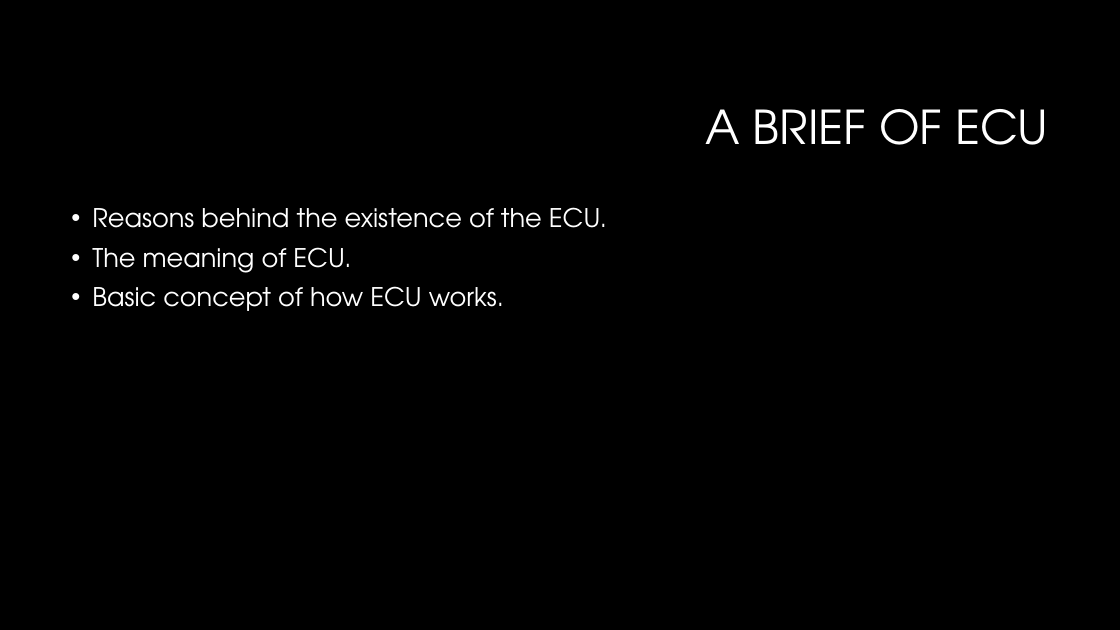
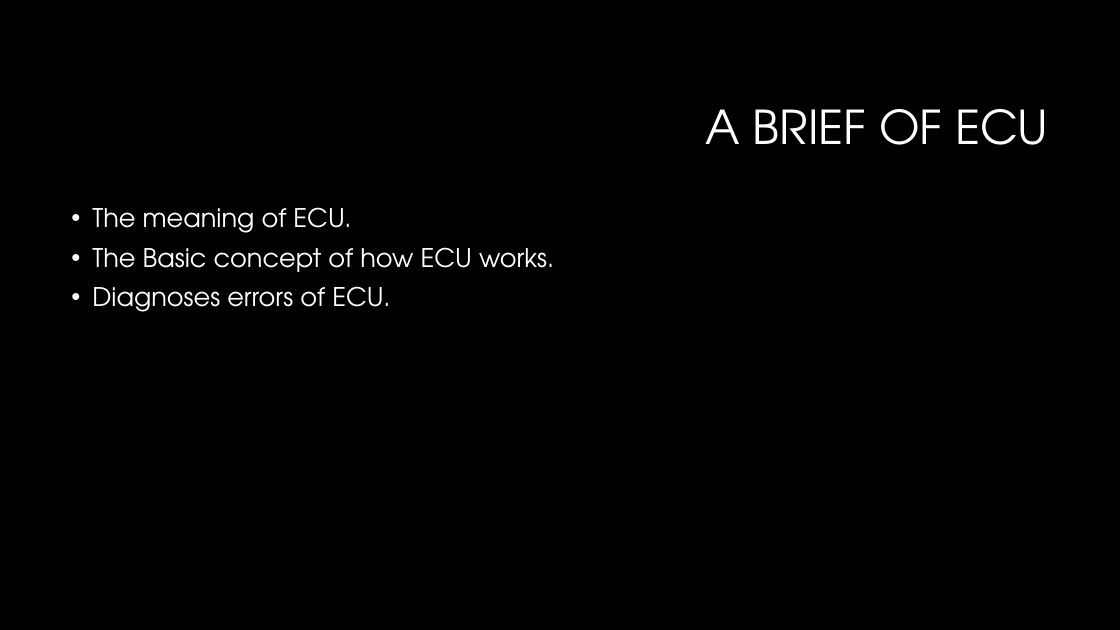
Before and after one commit to M-Yehia/EngineControlUnit-ECU-, a slide deck: slide 2 of Briefing ECU.pptx. Drawn at 1120x630 pixels with LibreOffice and Linux fonts; fonts in the diff are those of the drawing; background and template pictures are left out. Boxes give left, top, right and bottom in pixels: in the first picture for what was removed or moved away, otherwise in the second. Text is boxed around its words. In the diff, an @@ line names an element or a change of style, - is before the commit and + after.

```diff
--- a/Briefing ECU.pptx
+++ b/Briefing ECU.pptx
@@ text at (x1=92, y1=207, x2=607, y2=228): paragraph removed @@
-• Reasons behind the existence of the ECU.
@@ text at (x1=92, y1=247, x2=554, y2=312): text changed @@
-• Basic concept of how ECU works.
+• The Basic concept of how ECU works.
+• Diagnoses errors of ECU.
```
Also in this commit, not shown: 2 other slides changed, 1 slide removed.
